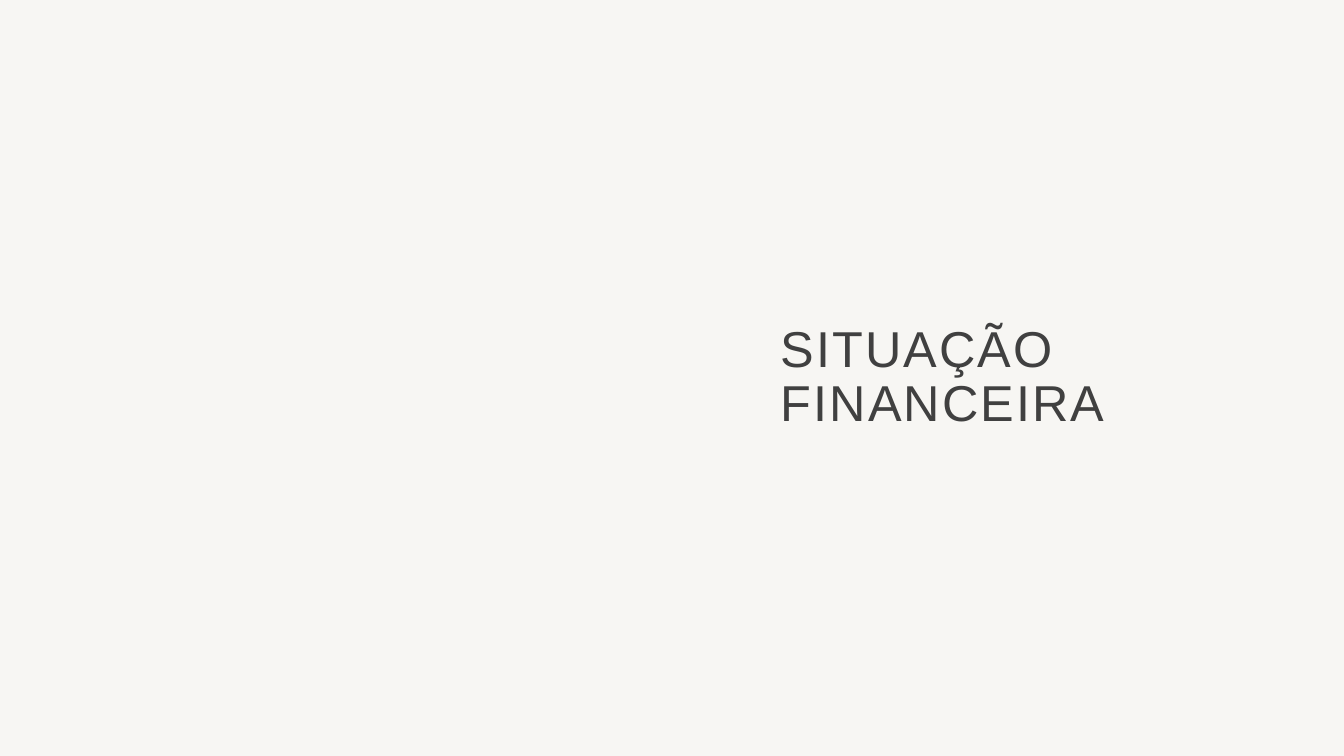
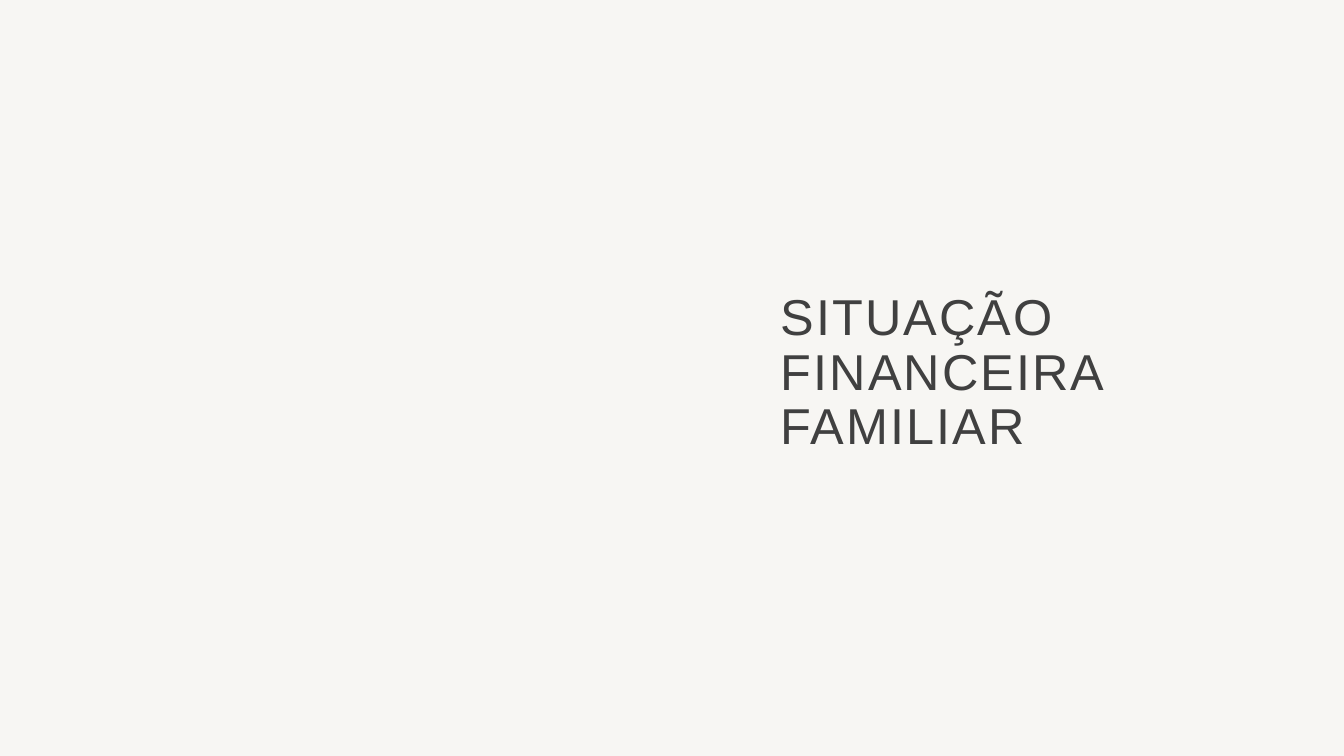
Before and after one commit to caiopsouza/enade, a slide deck: slide 5 of slides/slides.pptx. Drawn at 1344x756 pixels with LibreOffice and Linux fonts; fonts in the diff are those of the drawing; background and template pictures are left out. Boxes give left, top, right and bottom in pixels: in the first picture for what was removed or moved away, otherwise in the second. Text is boxed around its words. In the diff, an @@ line names an element or a change of style, - is before the commit and + after.

```diff
--- a/slides/slides.pptx
+++ b/slides/slides.pptx
@@ title at (781,295,1105,444): text changed @@
-SITUAÇÃO FINANCEIRA
+SITUAÇÃO FINANCEIRA
+FAMILIAR
```
Also in this commit, not shown: 1 other slide changed, 4 slides added, 5 other files.
